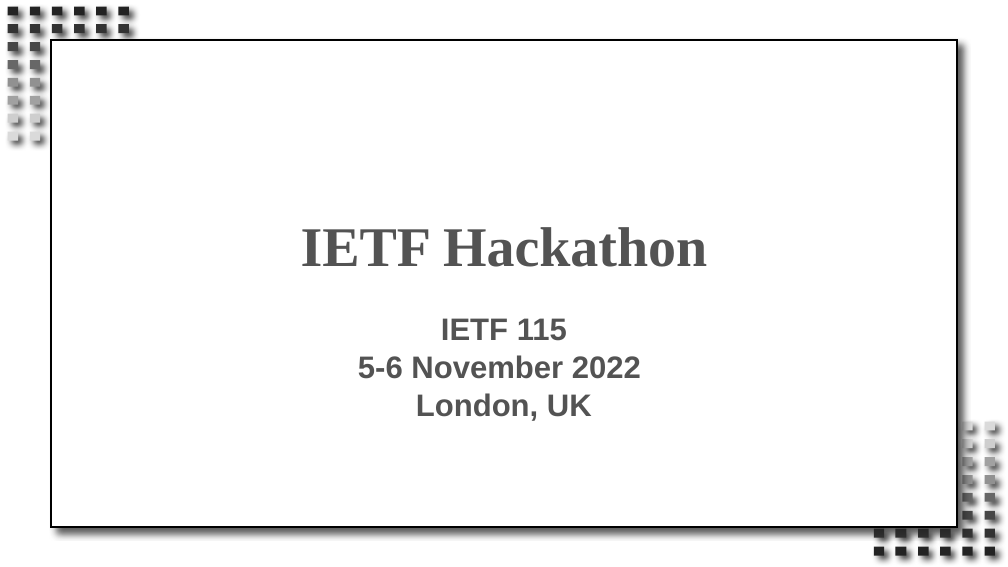
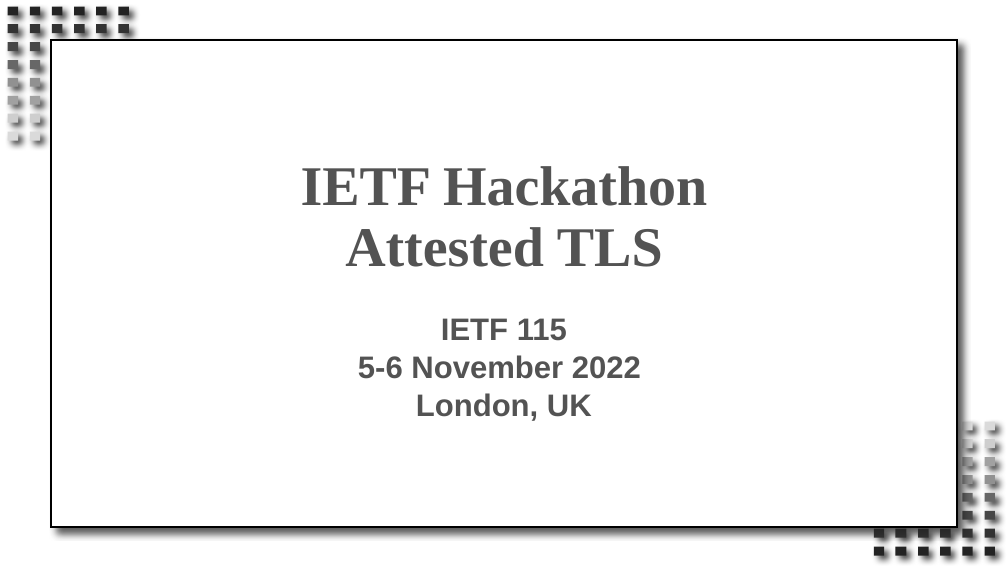
Before and after one commit to IETF-Hackathon/ietf115-project-presentations, a slide deck: slide 1 of hackathon-presentation-attested-tls.pptx. Drawn at 1008x567 pixels with LibreOffice and Linux fonts; fonts in the diff are those of the drawing; background and template pictures are left out. Boxes give left, top, right and bottom in pixels: in the first picture for what was removed or moved away, otherwise in the second. Text is boxed around its words. In the diff, an @@ line names an element or a change of style, - is before the commit and + after.

```diff
--- a/hackathon-presentation-attested-tls.pptx
+++ b/hackathon-presentation-attested-tls.pptx
@@ title at [301,166,707,267]: text changed @@
-IETF Hackathon
+IETF Hackathon
+Attested TLS
```
Also in this commit, not shown: 1 slide added, 1 other file.
